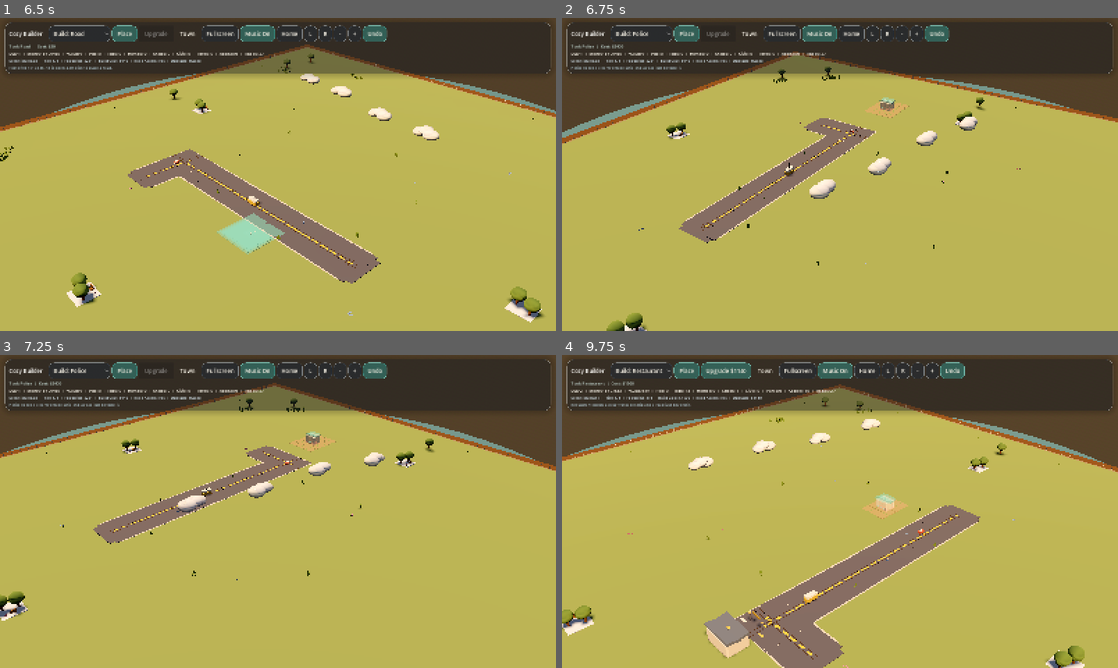
Above: before the commit, frames 1-4 (two rows, left to right).
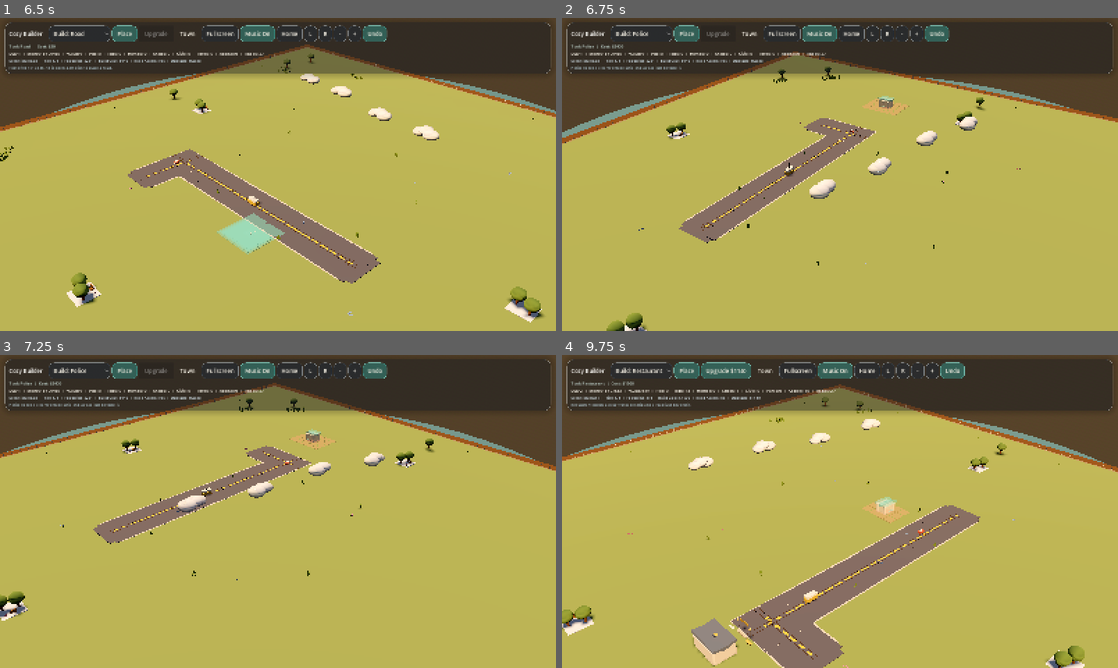
Above: after the commit, the same moments.

Repository: johnswaffles/my-backend-api
Game: Godot game, scene res://scenes/main_scene.tscn
Same seed, same stepped clock (60 frames per second), same inputs: the game is played once before the commit and once after it.
Inputs (mouse positions are in pixels of both pictures, inside the frame that each line leads up to):
- Up to frame 1 (6.5 s): click "Build: Road" at 0.5 s; click "Place" at 1.25 s; click "Town" at 2 s; click "Home" at 2.75 s; click "L" at 3.5 s; click "R" at 4.25 s; tap Space at 5, 5.27 s; move the mouse to (400, 158) at 5.02 s; hold D 5.03-5.75 s; tap 1 at 5.1 s; click (400, 158) at 5.17 s; tap Enter at 5.75 s; drag from (166, 190) to (250, 237) at 5.77 s
- Up to frame 2 (6.75 s): tap Enter at 6.5 s; move the mouse to (895, 105) at 6.52 s; hold D from 6.53 s (still down); tap 3 at 6.6 s
- Up to frame 3 (7.25 s): keep holding D
- Up to frame 4 (9.75 s): release D at 7.25 s; drag from (812, 574) to (673, 464) at 7.27 s; move the mouse to (1006, 558) at 8.02 s; hold A 8.03-8.75 s; tap 5 at 8.1 s; tap Space at 8.27 s; tap Enter at 8.75 s; drag from (673, 464) to (756, 433) at 8.77 s; move the mouse to (867, 511) at 9.52 s; hold S from 9.53 s (still down); tap 7 at 9.6 s; click (867, 511) at 9.67 s

Frame 1 is identical in both runs. In frame 2, 0.2% of the frame differs, in the area x 54-60%, y 24-32%; in frame 3, 0.2%; in frame 4, 1.2%, in the area x 23-63%, y 13-100%.

Commit message:
Normalize roadside property placement

Diff:
--- a/cozy-builder-godot/scripts/building_system.gd
+++ b/cozy-builder-godot/scripts/building_system.gd
@@ -1173,9 +1173,6 @@
 			"frontage_side": "south",
 		}
 
-	if tool != BUILD_TOOL_HOUSE:
-		return _resolve_simple_roadside_layout(tool, cell, base_footprint)
-
 	var candidate_footprints: Array[Vector2i] = [base_footprint]
 	var rotated_footprint := Vector2i(base_footprint.y, base_footprint.x)
 	if rotated_footprint != base_footprint:
@@ -1226,42 +1223,6 @@
 	}
 
 
-func _resolve_simple_roadside_layout(tool: String, cell: Vector2i, base_footprint: Vector2i) -> Dictionary:
-	var candidate_footprints: Array[Vector2i] = [base_footprint]
-	var rotated_footprint := Vector2i(base_footprint.y, base_footprint.x)
-	if rotated_footprint != base_footprint:
-		candidate_footprints.append(rotated_footprint)
-
-	for footprint in candidate_footprints:
-		var anchor := _anchor_for_hover_cell(cell, footprint)
-		if anchor.x < 0 or anchor.y < 0 or anchor.x + footprint.x > GRID_SIZE or anchor.y + footprint.y > GRID_SIZE:
-			continue
-		var cells := _cells_for_anchor(anchor, footprint)
-		if not _cells_are_buildable(cells):
-			continue
-		var side := _preferred_frontage_side(tool, anchor, footprint)
-		if not _placement_has_required_frontage(tool, anchor, footprint, side):
-			continue
-		var reserved_cells := _property_reserved_cells(anchor, footprint, side, tool)
-		if not reserved_cells.is_empty() and not _cells_are_buildable(reserved_cells):
-			continue
-		return {
-			"anchor": anchor,
-			"footprint": footprint,
-			"cells": cells,
-			"frontage_side": side,
-		}
-
-	var fallback_anchor := _anchor_for_hover_cell(cell, base_footprint)
-	var fallback_side := _preferred_frontage_side(tool, fallback_anchor, base_footprint)
-	return {
-		"anchor": fallback_anchor,
-		"footprint": base_footprint,
-		"cells": _cells_for_anchor(fallback_anchor, base_footprint),
-		"frontage_side": fallback_side,
-	}
-
-
 func _anchor_for_hover_cell(cell: Vector2i, footprint: Vector2i) -> Vector2i:
 	return Vector2i(
 		clamp(cell.x, 0, GRID_SIZE - footprint.x),
@@ -1328,7 +1289,7 @@
 		return HOUSE_FRONT_BUFFER_CELLS + 1
 	if tool == BUILD_TOOL_POLICE:
 		return 2
-	return 1
+	return 2
 
 
 func _frontage_buffer_cells(tool: String, anchor: Vector2i, footprint: Vector2i, side: String) -> Array[Vector2i]:
Not shown, changed: public/godot-playtest/index.html
Not shown, changed: public/godot-playtest/index.pck
